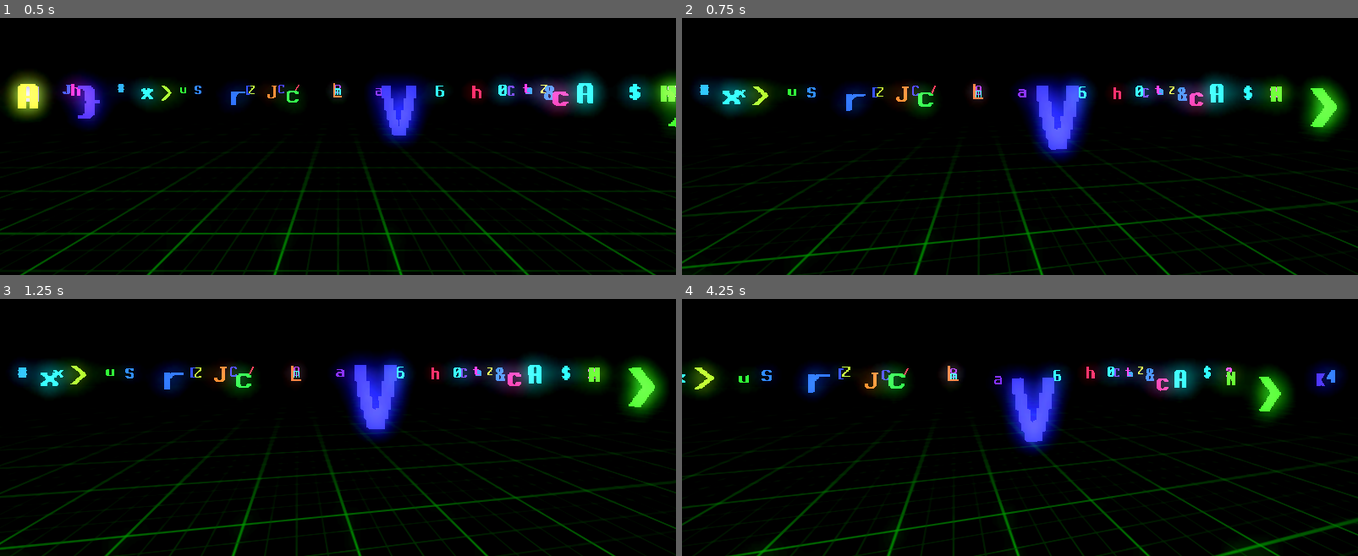
Above: before the commit, frames 1-4 (two rows, left to right).
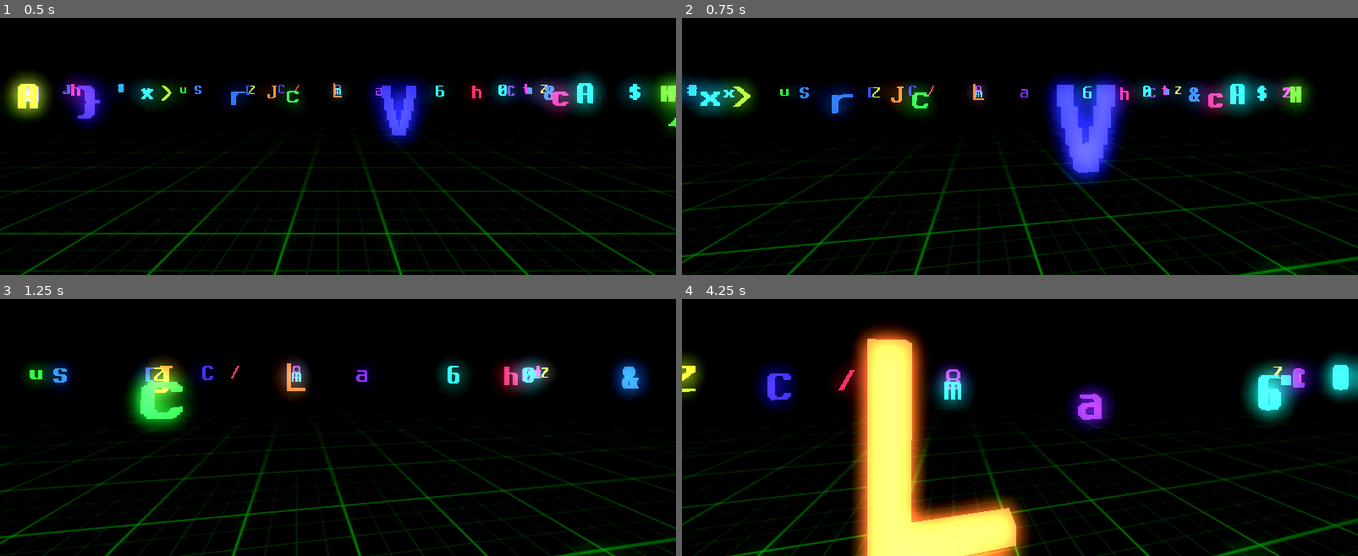
Above: after the commit, the same moments.

Repository: OneHoopyFrood/RoboKitty3D
Game: Godot game, scene res://World/World.tscn
Two runs of this game, one before a commit and one after it. Both use one fixed random seed, a clock stepped at 60 frames per second and the inputs below.
Inputs (mouse positions are in pixels of both pictures, inside the frame that each line leads up to):
- Up to frame 1 (0.5 s): no input
- Up to frame 2 (0.75 s): move the mouse to (1053, 84) at 0.52 s; hold W (move_forward) from 0.53 s (still down); hold Ctrl (look) from 0.53 s (still down); click (1053, 84) at 0.67 s
- Up to frame 3 (1.25 s): keep holding W (move_forward); keep holding Ctrl (look)
- Up to frame 4 (4.25 s): keep holding W (move_forward); move the mouse to (986, 368) at 1.27 s; release Ctrl (look) at 1.28 s; tap Ctrl (look) at 1.35, 2.85 s; move the mouse to (1033, 360) at 2.02 s; hold Ctrl (look) 2.03-2.78 s; move the mouse to (1013, 373) at 2.77 s; click (1013, 373) at 2.92 s; move the mouse to (1067, 370) at 3.52 s; hold Ctrl (look) from 3.53 s (still down)

Frame 1 is identical in both runs. In frame 2, 14% of the frame differs, in the area x 0-100%, y 21-100%; in frame 3, 15%; in frame 4, 24%, in the area x 0-100%, y 9-100%.

Commit message:
Keep moving forward

Diff:
--- a/Player/Player.gd
+++ b/Player/Player.gd
@@ -48,9 +48,9 @@
       turn_left()
     elif Input.is_action_just_pressed("move_right"):
       turn_right()
-    elif Input.is_action_just_pressed("move_forward"):
+    elif Input.is_action_pressed("move_forward"):
       start_move(-transform.basis.z)
-    elif Input.is_action_just_pressed("move_back"):
+    elif Input.is_action_pressed("move_back"):
       start_move(transform.basis.z)
 
   # Mouse look
@@ -79,7 +79,7 @@
     if move_dir.dot(target_position - global_transform.origin) <= 0:
       is_moving = false
     elif velocity == Vector3.ZERO:
-      print("Hit something")
+      #print("Hit something")
       position = pre_move_pos
       is_moving = false
     # else still moving
@@ -91,8 +91,6 @@
     move_and_slide()
 
 func start_move(direction: Vector3) -> void:
-  # direction should be either -transform.basis.z (forward) or +transform.basis.z (back)
-  # But make sure it’s purely horizontal (y = 0)
   direction.y = 0
   direction = direction.normalized()
 
--- a/Player/Player.tscn
+++ b/Player/Player.tscn
@@ -1,6 +1,6 @@
 [gd_scene load_steps=3 format=3 uid="uid://dml8klxtt80hf"]
 
-[ext_resource type="Script" uid="uid://c0dqsato0i30x" path="res://Player/Player.gd" id="1_3qydi"]
+[ext_resource type="Script" uid="uid://c0dqsato0i30x" path="res://Player/player.gd" id="1_3qydi"]
 
 [sub_resource type="BoxShape3D" id="BoxShape3D_uu6xs"]
 
--- a/World/World.tscn
+++ b/World/World.tscn
@@ -95,4 +95,3 @@
 
 [node name="BackgroundMusic" type="AudioStreamPlayer" parent="."]
 stream = SubResource("AudioStreamRandomizer_cf1t6")
-autoplay = true
